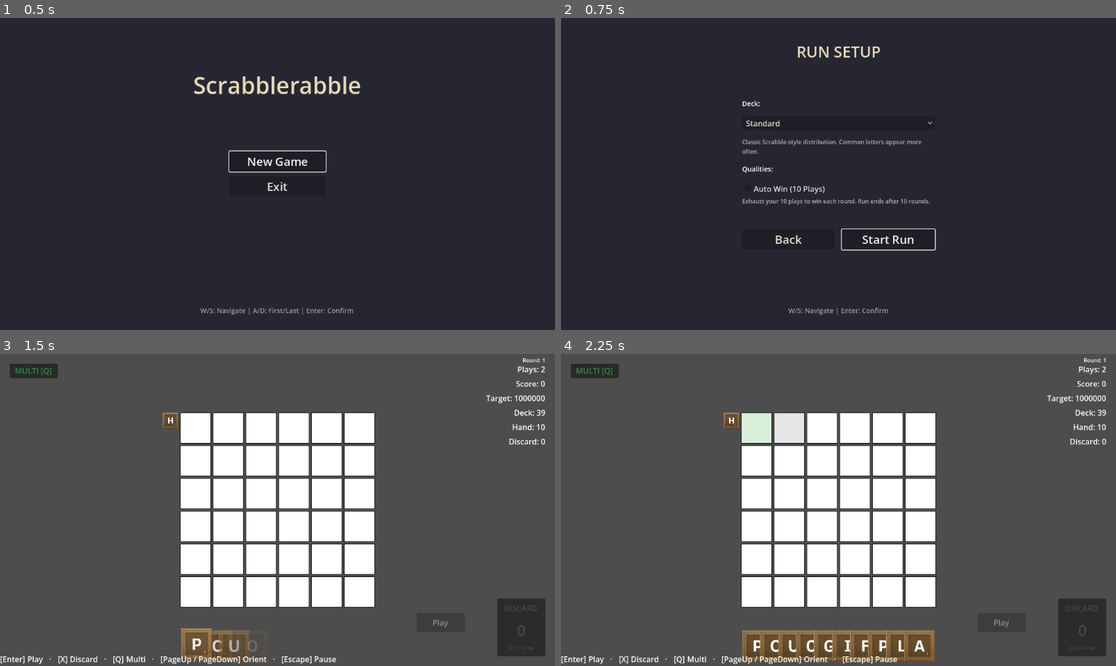
Above: before the commit, frames 1-4 (two rows, left to right).
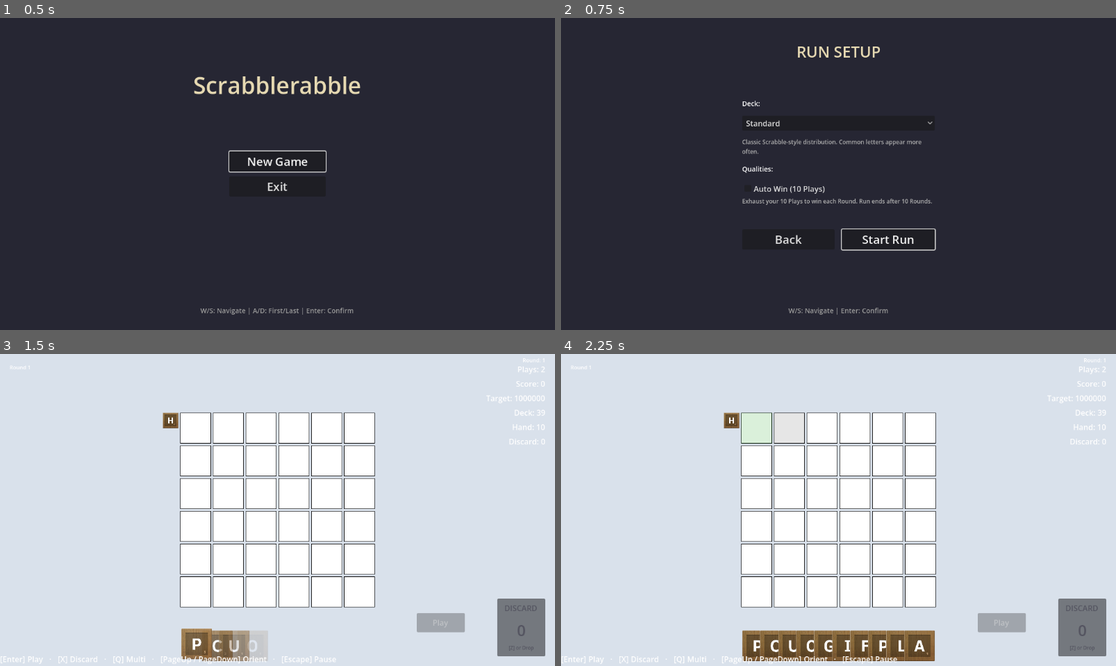
Above: after the commit, the same moments.

Repository: rcmilan/godot-scrabblerabble
Game: Godot game, scene res://scenes/title_screen/title_screen.tscn
The game is run twice, just before and just after one commit, with the same random seed, the same clock (stepped at 60 frames per second) and the same inputs.
Inputs (mouse positions are in pixels of both pictures, inside the frame that each line leads up to):
- Up to frame 1 (0.5 s): no input
- Up to frame 2 (0.75 s): click "New Game" at 0.5 s
- Up to frame 3 (1.5 s): click "Start Run" at 1.25 s
- Up to frame 4 (2.25 s): tap Enter (play_hand) at 2 s; drag from (755, 428) to (894, 441) at 2.02 s

Frame 1 is identical in both runs. In frame 2, 0.2% of the frame differs, in the area x 40-67%, y 57-60%; in frame 3, 79%, in the area x 0-100%, y 0-100%; in frame 4, 77%.

Commit message:
backgrounds

Diff:
--- /dev/null
+++ b/autoload/background_manager.gd
@@ -0,0 +1,48 @@
+extends Node
+
+## BackgroundManager: Global background color state holder and animator.
+## Persists background color across scene changes.
+## Resets to default on new game start.
+
+# Constants
+const DEFAULT_COLOR: Color = Color(0.85, 0.88, 0.92, 1.0)  # Blue-gray
+const BOSS_COLOR: Color = Color(1.0, 0.85, 0.85, 1.0)      # Light red
+const TRANSITION_DURATION: float = 1.0                       # seconds
+
+# State
+var _current_color: Color = DEFAULT_COLOR
+var _bg_tween: Tween = null
+
+# Signals
+signal color_changed(new_color: Color)
+
+
+func _ready() -> void:
+	print("[BackgroundManager] Ready. Default color: %s" % DEFAULT_COLOR)
+
+
+## Set background color with smooth 1.0s transition.
+func set_color(target_color: Color) -> void:
+	if _current_color == target_color:
+		return
+
+	# Kill any active tween
+	if _bg_tween:
+		_bg_tween.kill()
+
+	# Create new tween for all subscribers
+	# Note: This does NOT animate a ColorRect directly.
+	# Subscribers receive the color_changed signal and update their own ColorRects.
+	_current_color = target_color
+	emit_signal("color_changed", target_color)
+	print("[BackgroundManager] Color changed to %s" % target_color)
+
+
+## Reset to default blue-gray color.
+func reset_to_default() -> void:
+	set_color(DEFAULT_COLOR)
+
+
+## Get current background color without triggering a change.
+func get_current_color() -> Color:
+	return _current_color
--- a/autoload/run_manager.gd
+++ b/autoload/run_manager.gd
@@ -46,6 +46,7 @@
 ## Initializes a run from a Run object built by RunBuilder.
 func initialize_run_from_builder(run: Run) -> void:
 	_debug_auto_win = false
+	BackgroundManager.reset_to_default()
 	_active_run = run
 
 	# Set up RunState from the Run config
--- a/project.godot
+++ b/project.godot
@@ -28,6 +28,7 @@
 TileAnimator="*res://autoload/tile_animator.gd"
 RunManager="*res://autoload/run_manager.gd"
 KeybindingConfig="*res://scripts/managers/keybinding_config.gd"
+BackgroundManager="*res://autoload/background_manager.gd"
 
 [dotnet]
 
--- a/scenes/main.gd
+++ b/scenes/main.gd
@@ -30,7 +30,11 @@
 @onready var shop_overlay: ShopOverlay = $ShopOverlay
 @onready var game_over_popup: GameOverPopup = $GameOverPopup
 @onready var pause_menu: PauseMenu = $PauseMenu
-@onready var multi_select_indicator: Control = $MultiSelectIndicator
+@onready var _background: ColorRect = $Background
+@onready var _round_indicator: Label = $RoundIndicator
+
+# Animation state
+var _bg_tween: Tween = null
 
 
 # =============================================================================
@@ -54,7 +58,6 @@
 
 	hand.set_selection_manager(_selection_manager)
 	discard_pile.set_selection_manager(_selection_manager)
-	multi_select_indicator.set_selection_manager(_selection_manager)
 
 
 func _setup_controllers() -> void:
@@ -134,6 +137,11 @@
 		await HandManager.initialized
 	HandManager.refill_hand()
 
+	# Update background and round indicator
+	var bg_color := Color(1.0, 0.85, 0.85, 1.0) if config.is_boss_round else Color(0.85, 0.88, 0.92, 1.0)
+	_transition_background(bg_color)
+	_round_indicator.text = "Boss Round" if config.is_boss_round else "Round %d" % config.round_number
+
 	# Activate gameplay and show UI
 	_gameplay_controller.activate()
 	_focus_cursor.activate()
@@ -142,6 +150,19 @@
 	print("[Main] Round %d ready - %dx%d board" % [
 		config.round_number, config.board_columns, config.board_rows
 	])
+
+
+# =============================================================================
+# BACKGROUND TRANSITION
+# =============================================================================
+
+func _transition_background(target_color: Color) -> void:
+	if _bg_tween:
+		_bg_tween.kill()
+	_bg_tween = create_tween()
+	_bg_tween.set_trans(Tween.TRANS_SINE)
+	_bg_tween.set_ease(Tween.EASE_IN_OUT)
+	_bg_tween.tween_property(_background, "color", target_color, 1.0)
 
 
 # =============================================================================
--- a/scenes/main.tscn
+++ b/scenes/main.tscn
@@ -1,10 +1,9 @@
-[gd_scene load_steps=12 format=3 uid="uid://ddchieu337gsy"]
+[gd_scene load_steps=11 format=3 uid="uid://ddchieu337gsy"]
 
 [ext_resource type="PackedScene" uid="uid://6mhb0a0g3kj8" path="res://scenes/board/board.tscn" id="1_idj7w"]
 [ext_resource type="Script" uid="uid://mpe2jq6utcpi" path="res://scenes/main.gd" id="1_kln2b"]
 [ext_resource type="PackedScene" uid="uid://cheurswfn12g" path="res://scenes/hand/hand.tscn" id="2_kln2b"]
 [ext_resource type="PackedScene" uid="uid://b7137nxmc3c7y" path="res://scenes/Debug/debug_console.tscn" id="5_pbw6q"]
-[ext_resource type="PackedScene" uid="uid://cscoel3dj5cps" path="res://scenes/ui/multi_select_indicator/multi_select_indicator.tscn" id="6_multi"]
 [ext_resource type="PackedScene" uid="uid://dvvvp3s5ego5p" path="res://scenes/ui/main_hud/main_hud.tscn" id="7_hud"]
 [ext_resource type="PackedScene" path="res://scenes/ui/discard_pile/discard_pile.tscn" id="8_discard"]
 [ext_resource type="PackedScene" path="res://scenes/ui/discard_confirmation_dialog/discard_confirmation_dialog.tscn" id="9_dialog"]
@@ -20,6 +19,24 @@
 grow_vertical = 2
 script = ExtResource("1_kln2b")
 
+[node name="Background" type="ColorRect" parent="."]
+layout_mode = 3
+anchors_preset = 15
+anchor_right = 1.0
+anchor_bottom = 1.0
+grow_horizontal = 2
+grow_vertical = 2
+color = Color(0.85, 0.88, 0.92, 1)
+
+[node name="RoundIndicator" type="Label" parent="."]
+anchors_preset = 0
+offset_left = 20.0
+offset_top = 20.0
+offset_right = 120.0
+offset_bottom = 34.0
+theme_override_font_sizes/font_size = 11
+text = "Round 1"
+
 [node name="Board" parent="." instance=ExtResource("1_idj7w")]
 layout_mode = 1
 
@@ -28,9 +45,6 @@
 
 [node name="DebugConsole" parent="." instance=ExtResource("5_pbw6q")]
 visible = false
-
-[node name="MultiSelectIndicator" parent="." instance=ExtResource("6_multi")]
-layout_mode = 1
 
 [node name="MainHUD" parent="." instance=ExtResource("7_hud")]
 
--- a/scripts/domain/progression_rules.gd
+++ b/scripts/domain/progression_rules.gd
@@ -21,6 +21,7 @@
 	var target: int = _calculate_target_score(round_num)
 	var plays: int = run_state.plays_per_round
 	var hand: int = run_state.hand_size
+	var is_boss: bool = _is_boss_round(round_num)
 
 	return RoundConfig.new(
 		round_num,
@@ -28,7 +29,8 @@
 		board_size.x,  # columns
 		target,
 		plays,
-		hand
+		hand,
+		is_boss
 	)
 
 
@@ -41,3 +43,7 @@
 
 func _calculate_target_score(round_number: int) -> int:
 	return _config.base_target_score + (round_number - 1) * _config.target_score_increment
+
+
+func _is_boss_round(round_number: int) -> bool:
+	return round_number % 3 == 0
--- a/scripts/domain/qualities/auto_win_quality.gd
+++ b/scripts/domain/qualities/auto_win_quality.gd
@@ -17,7 +17,7 @@
 
 
 func get_description() -> String:
-	return "Exhaust your %d plays to win each round. Run ends after %d rounds." % [PLAYS_PER_ROUND, MAX_ROUNDS]
+	return "Exhaust your %d Plays to win each Round. Run ends after %d Rounds." % [PLAYS_PER_ROUND, MAX_ROUNDS]
 
 
 func apply_to_run_state(run_state: RunState) -> void:
--- a/scripts/domain/round_config.gd
+++ b/scripts/domain/round_config.gd
@@ -10,6 +10,7 @@
 var target_score: int = 100
 var plays_per_round: int = 2
 var hand_size: int = 10
+var is_boss_round: bool = false
 
 
 func _init(
@@ -18,7 +19,8 @@
 	p_cols: int = 6,
 	p_target: int = 100,
 	p_plays: int = 2,
-	p_hand_size: int = 10
+	p_hand_size: int = 10,
+	p_is_boss: bool = false
 ) -> void:
 	round_number = p_round
 	board_rows = p_rows
@@ -26,9 +28,11 @@
 	target_score = p_target
 	plays_per_round = p_plays
 	hand_size = p_hand_size
+	is_boss_round = p_is_boss
 
 
 func _to_string() -> String:
-	return "Round %d: %dx%d board, target=%d, plays=%d" % [
-		round_number, board_rows, board_columns, target_score, plays_per_round
+	var boss_marker := " (Boss)" if is_boss_round else ""
+	return "Round %d%s: %dx%d board, target=%d, plays=%d" % [
+		round_number, boss_marker, board_rows, board_columns, target_score, plays_per_round
 	]
Not shown, added: autoload/background_manager.gd.uid
Not shown, changed: specs/004-boss-rounds/plan.md
Not shown, changed: specs/004-boss-rounds/spec.md
Not shown, changed: specs/004-boss-rounds/tasks.md
